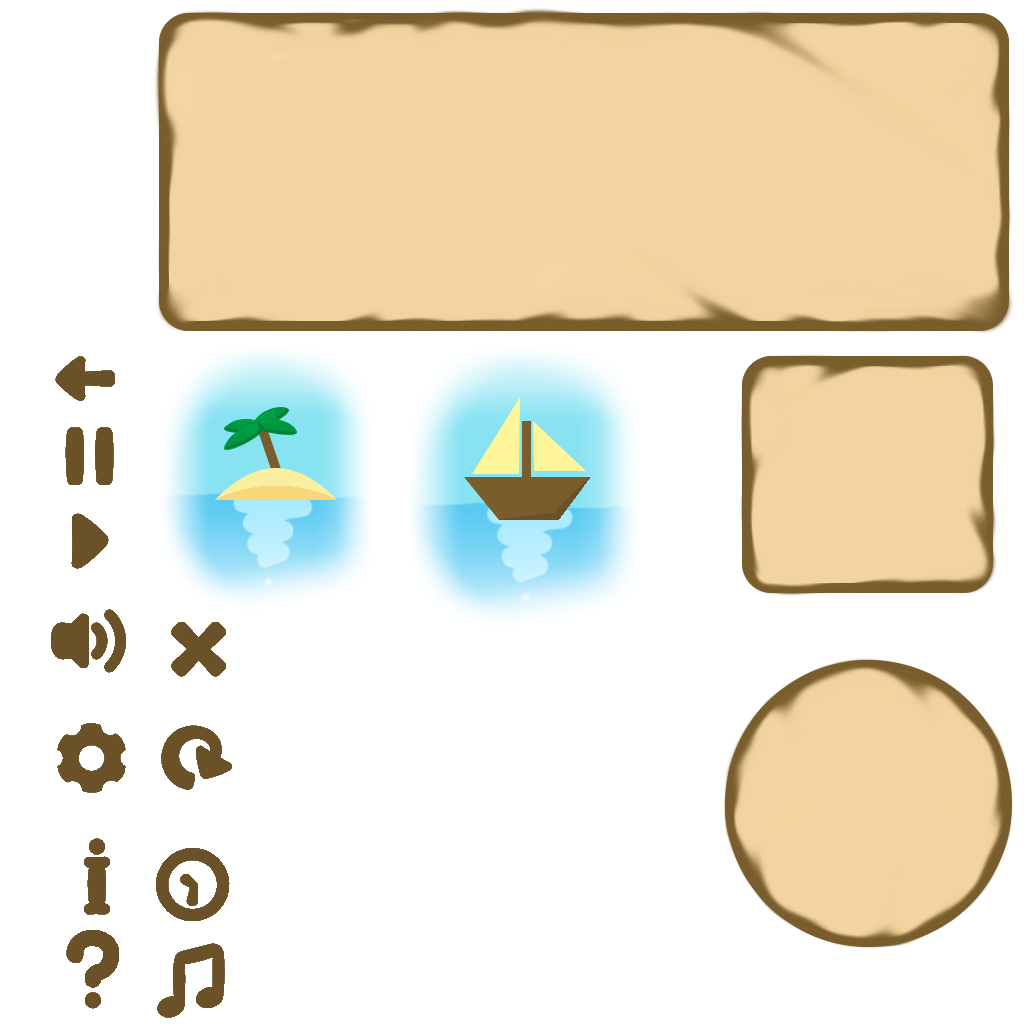
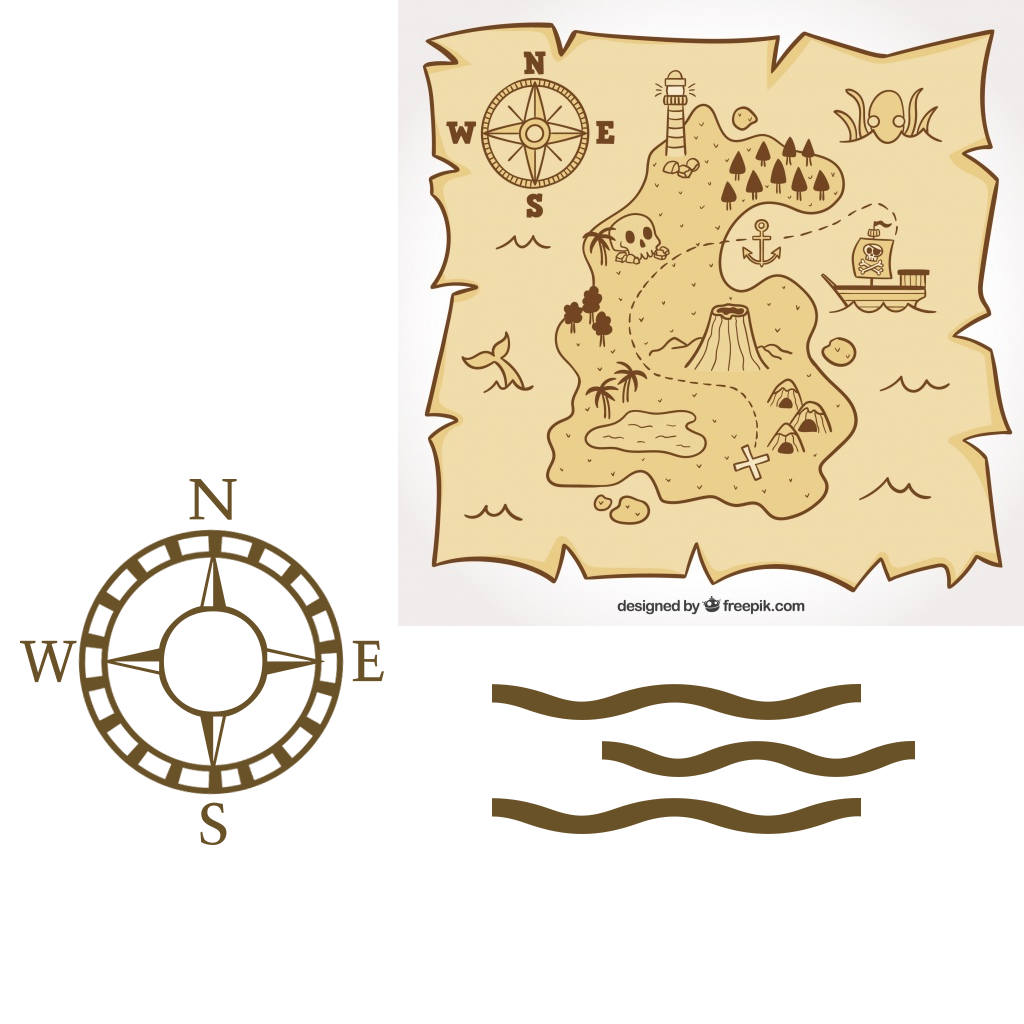
Layered file, before and after one edit (1024 x 1024). Changes by layer:
added layer "Shape 2 copy 2" above "Shape 2 copy" over [left=492, top=798, right=861, bottom=834]
added layer "Shape 2 copy" above "Shape 2" over [left=602, top=741, right=915, bottom=777]
added layer "Shape 2" above "Shape 1" over [left=492, top=684, right=861, bottom=720]
added layer "Shape 1" above "Ellipse 4 copy" over [left=20, top=479, right=384, bottom=845]
added layer "Ellipse 4 copy" above "Layer 7" over [left=78, top=529, right=344, bottom=795]
added layer "Layer 7" above "Group 4" over [left=398, top=0, right=1024, bottom=626]
added group "Group 4" with 23 layers over [left=51, top=1, right=1018, bottom=1018]
hid "Layer 6", moved it into group "Group 4" over [left=55, top=356, right=115, bottom=401]
hid "Layer 5", moved it into group "Group 4" over [left=51, top=427, right=232, bottom=1018]
hid group "Group 2" (5 layers), moved it into group "Group 4" over [left=161, top=344, right=374, bottom=618]
hid group "Group 1" (7 layers), moved it into group "Group 4" over [left=138, top=1, right=1018, bottom=951]
painted on "Ellipse 2" over [left=942, top=681, right=1009, bottom=927]
hid group "Group 3" (6 layers), moved it into group "Group 4" over [left=408, top=339, right=642, bottom=626]
